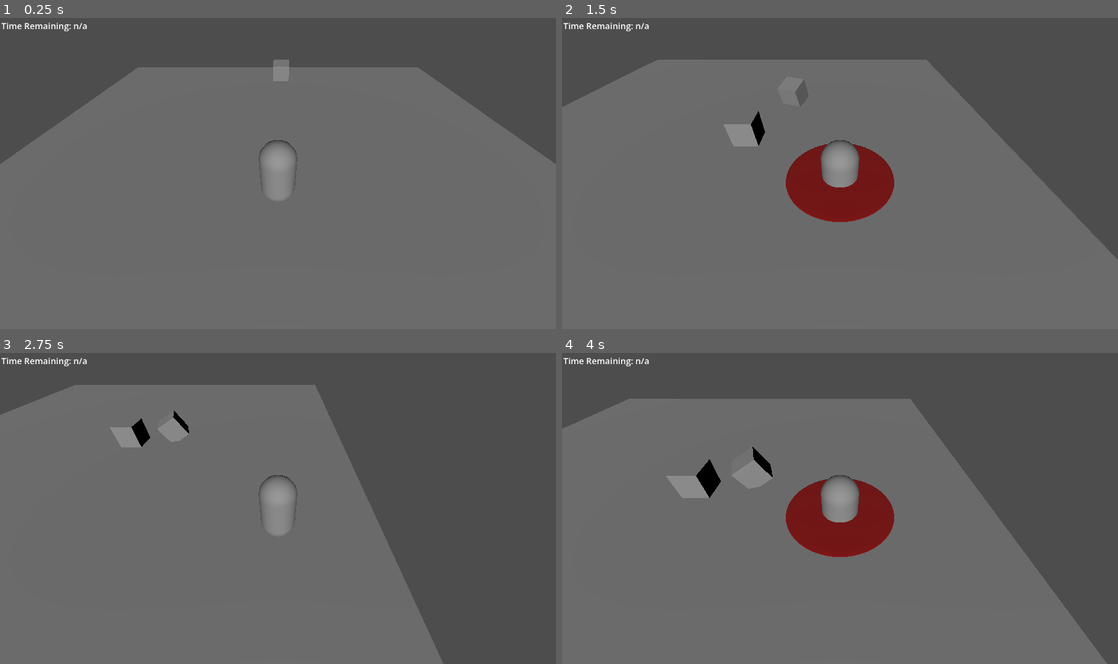
Above: before the commit, frames 1-4 (two rows, left to right).
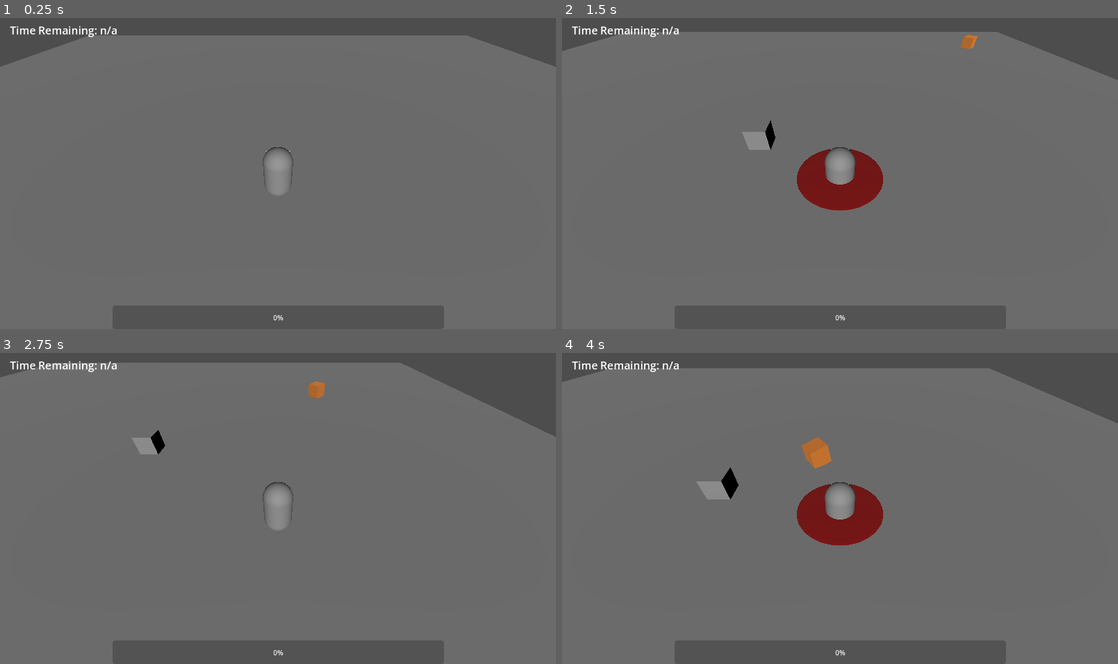
Above: after the commit, the same moments.

Repository: notadoctortired/InvinciKnight
Game: Godot game, scene res://Maps/level.tscn
Same seed, same stepped clock (60 frames per second), same inputs: the game is played once before the commit and once after it.
Inputs:
- Up to frame 1 (0.25 s): no input
- Up to frame 2 (1.5 s): hold D (right) 0.53-1.28 s; hold Space (swing) 0.53-1.28 s; hold S (down) from 1.28 s (still down); tap Space (swing) at 1.35 s
- Up to frame 3 (2.75 s): release S (down) at 2.03 s; hold D (right) from 2.03 s (still down); hold Space (swing) from 2.03 s (still down)
- Up to frame 4 (4 s): release D (right) at 2.78 s; release Space (swing) at 2.78 s; hold W (up) 2.78-3.53 s; tap Space (swing) at 2.85 s; hold A (left) from 3.53 s (still down); hold Space (swing) from 3.53 s (still down)

The runs differ from the first frame. In frame 1, 17% of the frame differs, in the area x 0-100%, y 1-100%; in frame 2, 22%; in frame 3, 34%; in frame 4, 29%.
Error in both runs: Attempt to call function 'get_node' in base 'null instance' on a null instance. (res://Buildings/KOTH)

Commit message:
Added enemy spawning, tweaked enemy speed and health, added placeholder texture for ease of use and discerning enemies, started work on menu UI

Diff:
--- a/AI/Peasant/peasant.tscn
+++ b/AI/Peasant/peasant.tscn
@@ -2,14 +2,18 @@
 
 [ext_resource type="Script" uid="uid://bb4nmf4nsgdxj" path="res://AI/Peasant/peasant_controller.gd" id="1_bt1o5"]
 
+[sub_resource type="StandardMaterial3D" id="StandardMaterial3D_bt1o5"]
+albedo_color = Color(0.85604864, 0.49588835, 0.17963359, 1)
+
 [sub_resource type="BoxMesh" id="BoxMesh_x2occ"]
+material = SubResource("StandardMaterial3D_bt1o5")
 
 [sub_resource type="BoxShape3D" id="BoxShape3D_bt1o5"]
 
 [node name="Peasant" type="CharacterBody3D" unique_id=252368505]
 axis_lock_linear_y = true
 script = ExtResource("1_bt1o5")
-speed = 1.0
+speed = 8.0
 health = 10.0
 
 [node name="EnemyFlag" type="Node3D" parent="." unique_id=1184154997]
--- /dev/null
+++ b/AI/spawn_enemies.gd
@@ -0,0 +1,48 @@
+extends Node3D
+
+## Note - This script requires a node3D with no children except the spawn points from which to be
+## selected from
+
+@export_category("Cooldowns")
+@export var peasant_cooldown: float
+@export var sorcerer_cooldown: float
+
+@onready var peasant = "res://AI/Peasant/peasant.tscn"
+
+var peasant_timer = 0
+var sorcerer_timer = sorcerer_cooldown
+
+func _ready():
+	pass
+
+func _process(delta: float):
+	if peasant_timer <= 0:
+		spawn_peasant()
+	else:
+		peasant_timer -= 1*delta
+
+	if sorcerer_timer <= 0:
+		spawn_sorcerer()
+	else:
+		sorcerer_timer -= 1*delta
+
+func spawn_peasant():
+	var spawn_location = randi_range(0,get_children().size()-1)
+	spawn_location = get_child(spawn_location).position
+
+	# Loads enemy scene into PackedScene
+	var scene = load(peasant)
+	# Creates an instance of the unit
+	var instance = scene.instantiate()
+
+	# Sets the unit's position (adjusting it to be above the ground using the child node "Base")
+	# and adds it to the scene tree
+	instance.position = spawn_location - (2*instance.get_node("NavRoot").position)
+	get_tree().root.add_child(instance)
+
+	peasant_timer = peasant_cooldown
+
+func spawn_sorcerer():
+	print("Implement Sorcerer")
+
+	sorcerer_timer = sorcerer_cooldown
--- a/Buildings/KOTH Point/Scripts/koth_area.gd
+++ b/Buildings/KOTH Point/Scripts/koth_area.gd
@@ -21,6 +21,10 @@
 	if enemies.size() <= 0 and not progress_total >= 100:
 		progress_total += progress_mult
 
+	var progress_bar = player.get_node("PlayerUI/CaptureProgress")
+
+	progress_bar.value = progress_total
+
 func add_enemy(body):
 	if body.get_child(0).name == "EnemyFlag":
 		enemies.append(enemies.size()+1)
--- a/Maps/level.tscn
+++ b/Maps/level.tscn
@@ -2,26 +2,26 @@
 
 [ext_resource type="PackedScene" uid="uid://d1oagnssopcyo" path="res://Player/player.tscn" id="1_rdtea"]
 [ext_resource type="PackedScene" uid="uid://dlmbg8leeltp" path="res://Buildings/KOTH Point/koth.tscn" id="2_8m33b"]
-[ext_resource type="PackedScene" uid="uid://cocfb0a5f300g" path="res://AI/Peasant/peasant.tscn" id="3_obos6"]
+[ext_resource type="Script" uid="uid://cvog87m2oyyr" path="res://AI/spawn_enemies.gd" id="4_wy0yp"]
 
 [sub_resource type="BoxMesh" id="BoxMesh_5xgho"]
+size = Vector3(50, 1, 50)
 
 [sub_resource type="BoxShape3D" id="BoxShape3D_u52ul"]
-size = Vector3(21, 1, 21)
+size = Vector3(50, 1, 50)
 
 [sub_resource type="NavigationMesh" id="NavigationMesh_obos6"]
-vertices = PackedVector3Array(-10, 1.1, -0.25, -2, 1.1, -0.25, -1.75, 1.1, -1.75, 0.25, 1.1, -2, 0.25, 1.1, -10, -10, 1.1, -10, 1.75, 1.1, -1.75, 2, 1.1, 0.5, 10, 1.1, 0.25, 10, 1.1, -10, -0.25, 1.1, 10, -0.5, 1.1, 2, -1.75, 1.1, 1.75, -10, 1.1, 10, 1.75, 1.1, 1.75, 10, 1.1, 10)
-polygons = [PackedInt32Array(2, 1, 0), PackedInt32Array(4, 3, 2), PackedInt32Array(0, 5, 2), PackedInt32Array(2, 5, 4), PackedInt32Array(6, 3, 4), PackedInt32Array(8, 7, 6), PackedInt32Array(4, 9, 6), PackedInt32Array(6, 9, 8), PackedInt32Array(12, 11, 10), PackedInt32Array(0, 1, 12), PackedInt32Array(10, 13, 12), PackedInt32Array(12, 13, 0), PackedInt32Array(14, 7, 8), PackedInt32Array(10, 11, 14), PackedInt32Array(8, 15, 14), PackedInt32Array(14, 15, 10)]
+vertices = PackedVector3Array(-24.5, 1.1, -0.25, -2, 1.1, -0.25, -1.75, 1.1, -1.75, 0.25, 1.1, -2, 0.25, 1.1, -24.5, -24.5, 1.1, -24.5, 1.75, 1.1, -1.75, 2, 1.1, 0.5, 24.5, 1.1, 0.25, 24.5, 1.1, -24.5, -0.25, 1.1, 24.5, -0.5, 1.1, 2, -1.75, 1.1, 1.75, -24.5, 1.1, 24.5, 1.75, 1.1, 1.75, 24.5, 1.1, 24.5)
+polygons = [PackedInt32Array(2, 1, 0), PackedInt32Array(3, 2, 4), PackedInt32Array(4, 2, 5), PackedInt32Array(5, 2, 0), PackedInt32Array(6, 3, 4), PackedInt32Array(7, 6, 8), PackedInt32Array(8, 6, 9), PackedInt32Array(9, 6, 4), PackedInt32Array(12, 11, 10), PackedInt32Array(1, 12, 0), PackedInt32Array(0, 12, 13), PackedInt32Array(13, 12, 10), PackedInt32Array(14, 7, 8), PackedInt32Array(11, 14, 10), PackedInt32Array(10, 14, 15), PackedInt32Array(15, 14, 8)]
 
 [sub_resource type="PlaneMesh" id="PlaneMesh_obos6"]
-size = Vector2(21, 21)
+size = Vector2(50, 50)
 
 [node name="Level" type="Node3D" unique_id=2013447816]
 
 [node name="Floor" type="StaticBody3D" parent="." unique_id=1815422157]
 
 [node name="MeshInstance3D" type="MeshInstance3D" parent="Floor" unique_id=492850321]
-transform = Transform3D(21, 0, 0, 0, 1, 0, 0, 0, 21, 0, 0, 0)
 mesh = SubResource("BoxMesh_5xgho")
 
 [node name="CollisionShape3D" type="CollisionShape3D" parent="Floor" unique_id=1137832729]
@@ -36,20 +36,33 @@
 [node name="KOTH" parent="." unique_id=1872317103 instance=ExtResource("2_8m33b")]
 transform = Transform3D(1, 0, 0, 0, 1, 0, 0, 0, 1, 0, 1, 0)
 
-[node name="Peasant" parent="." unique_id=252368505 instance=ExtResource("3_obos6")]
-transform = Transform3D(1, 0, 0, 0, 1, 0, 0, 0, 1, 0, 1, -9)
-speed = 4.0
-health = 20.0
-
 [node name="NavigationRegion3D" type="NavigationRegion3D" parent="." unique_id=217935255]
 transform = Transform3D(1, 0, 0, 0, 1, 0, 0, 0, 1, 0, -0.5, 0)
 navigation_mesh = SubResource("NavigationMesh_obos6")
 
 [node name="RegionOne" type="MeshInstance3D" parent="NavigationRegion3D" unique_id=494417816]
 transform = Transform3D(1, 0, 0, 0, 1, 0, 0, 0, 1, 0, 0.6, 0)
+visible = false
 mesh = SubResource("PlaneMesh_obos6")
 
 [node name="NavigationObstacle3D" type="NavigationObstacle3D" parent="NavigationRegion3D" unique_id=740570022]
 transform = Transform3D(0.9659258, 0, 0.25881904, 0, 1, 0, -0.25881904, 0, 0.9659258, 0.3, 1, -0.3)
 vertices = PackedVector3Array(0.8, 0, 1.8000001, 1.2, 0, -1, -1.5470138, 0, -1.4186101, -2, 0, 1.4)
 affect_navigation_mesh = true
+
+[node name="SpawnPoints" type="Node3D" parent="." unique_id=977383990]
+script = ExtResource("4_wy0yp")
+peasant_cooldown = 1.0
+sorcerer_cooldown = 20.0
+
+[node name="Point1" type="Node3D" parent="SpawnPoints" unique_id=901588636]
+transform = Transform3D(1, 0, 0, 0, 1, 0, 0, 0, 1, -20, 0, 20)
+
+[node name="Point2" type="Node3D" parent="SpawnPoints" unique_id=199529471]
+transform = Transform3D(1, 0, 0, 0, 1, 0, 0, 0, 1, 20, 0, -20)
+
+[node name="Point3" type="Node3D" parent="SpawnPoints" unique_id=831573953]
+transform = Transform3D(1, 0, 0, 0, 1, 0, 0, 0, 1, 20, 0, 20)
+
+[node name="Point4" type="Node3D" parent="SpawnPoints" unique_id=1291916039]
+transform = Transform3D(1, 0, 0, 0, 1, 0, 0, 0, 1, -20, 0, -20)
--- /dev/null
+++ b/Maps/victory.tscn
@@ -0,0 +1,107 @@
+[gd_scene format=3 uid="uid://do2luek0t01dg"]
+
+[sub_resource type="LabelSettings" id="LabelSettings_guw0i"]
+font_size = 109
+shadow_size = 12
+shadow_color = Color(0, 0, 0, 0.7254902)
+shadow_offset = Vector2(3, 3)
+
+[sub_resource type="LabelSettings" id="LabelSettings_1cjr5"]
+font_size = 29
+
+[node name="Victory" type="Control" unique_id=589828803]
+layout_mode = 3
+anchors_preset = 15
+anchor_right = 1.0
+anchor_bottom = 1.0
+grow_horizontal = 2
+grow_vertical = 2
+
+[node name="Background" type="ColorRect" parent="." unique_id=1215149388]
+layout_mode = 1
+anchors_preset = 15
+anchor_right = 1.0
+anchor_bottom = 1.0
+color = Color(0.20392157, 0, 0, 1)
+
+[node name="WinLabel" type="Label" parent="." unique_id=916797870]
+layout_mode = 1
+anchors_preset = 8
+anchor_left = 0.5
+anchor_top = 0.5
+anchor_right = 0.5
+anchor_bottom = 0.5
+offset_left = -319.0
+offset_top = -271.0
+offset_right = 319.0
+offset_bottom = -113.0
+grow_horizontal = 2
+grow_vertical = 2
+text = "You win!"
+label_settings = SubResource("LabelSettings_guw0i")
+horizontal_alignment = 1
+vertical_alignment = 1
+
+[node name="RetryButton" type="Button" parent="." unique_id=1974124333]
+layout_mode = 1
+anchors_preset = 8
+anchor_left = 0.5
+anchor_top = 0.5
+anchor_right = 0.5
+anchor_bottom = 0.5
+offset_left = -176.0
+offset_top = -42.25
+offset_right = 176.0
+offset_bottom = 42.25
+grow_horizontal = 2
+grow_vertical = 2
+
+[node name="Label" type="Label" parent="RetryButton" unique_id=1325632078]
+layout_mode = 1
+anchors_preset = 8
+anchor_left = 0.5
+anchor_top = 0.5
+anchor_right = 0.5
+anchor_bottom = 0.5
+offset_left = -37.5
+offset_top = -20.0
+offset_right = 37.5
+offset_bottom = 20.0
+grow_horizontal = 2
+grow_vertical = 2
+text = "Retry"
+label_settings = SubResource("LabelSettings_1cjr5")
+horizontal_alignment = 1
+vertical_alignment = 1
+
+[node name="ExitGame" type="Button" parent="." unique_id=1850688979]
+layout_mode = 1
+anchors_preset = 8
+anchor_left = 0.5
+anchor_top = 0.5
+anchor_right = 0.5
+anchor_bottom = 0.5
+offset_left = -176.0
+offset_top = 95.75
+offset_right = 176.0
+offset_bottom = 180.25
+grow_horizontal = 2
+grow_vertical = 2
+
+[node name="Label" type="Label" parent="ExitGame" unique_id=1915460091]
+layout_mode = 1
+anchors_preset = 8
+anchor_left = 0.5
+anchor_top = 0.5
+anchor_right = 0.5
+anchor_bottom = 0.5
+offset_left = -37.5
+offset_top = -20.0
+offset_right = 37.5
+offset_bottom = 20.0
+grow_horizontal = 2
+grow_vertical = 2
+text = "Exit Game"
+label_settings = SubResource("LabelSettings_1cjr5")
+horizontal_alignment = 1
+vertical_alignment = 1
--- a/Player/player.tscn
+++ b/Player/player.tscn
@@ -15,7 +15,7 @@
 size = Vector3(0.6, 0.6, 0.6)
 
 [sub_resource type="LabelSettings" id="LabelSettings_btcbx"]
-font_size = 20
+font_size = 25
 
 [node name="Player" type="Node3D" unique_id=1904113224]
 
@@ -45,7 +45,7 @@
 [node name="Timer" type="Timer" parent="PlayerBody/SlashArea" unique_id=1374999955]
 
 [node name="CameraSocket" type="Node3D" parent="PlayerBody" unique_id=1018338127]
-transform = Transform3D(1, 0, 0, 0, 1, 0, 0, 0, 1, 0, 4, 4)
+transform = Transform3D(1, 0, 0, 0, 1, 0, 0, 0, 1, 0, 5, 5)
 
 [node name="Camera" type="Camera3D" parent="PlayerBody" unique_id=1293427983 node_paths=PackedStringArray("target_follow", "target_look")]
 script = ExtResource("2_4ntmi")
@@ -61,9 +61,22 @@
 
 [node name="RoundTimer" type="Label" parent="PlayerBody/PlayerUI" unique_id=496177885]
 layout_mode = 0
-offset_right = 206.0
-offset_bottom = 43.0
+offset_right = 295.0
+offset_bottom = 64.0
 text = "Time Remaining: n/a"
 label_settings = SubResource("LabelSettings_btcbx")
 horizontal_alignment = 1
 vertical_alignment = 1
+
+[node name="CaptureProgress" type="ProgressBar" parent="PlayerBody/PlayerUI" unique_id=1240196419]
+layout_mode = 1
+anchors_preset = 7
+anchor_left = 0.5
+anchor_top = 1.0
+anchor_right = 0.5
+anchor_bottom = 1.0
+offset_left = -381.5
+offset_top = -54.0
+offset_right = 381.5
+grow_horizontal = 2
+grow_vertical = 0
Not shown, added: AI/spawn_enemies.gd.uid
